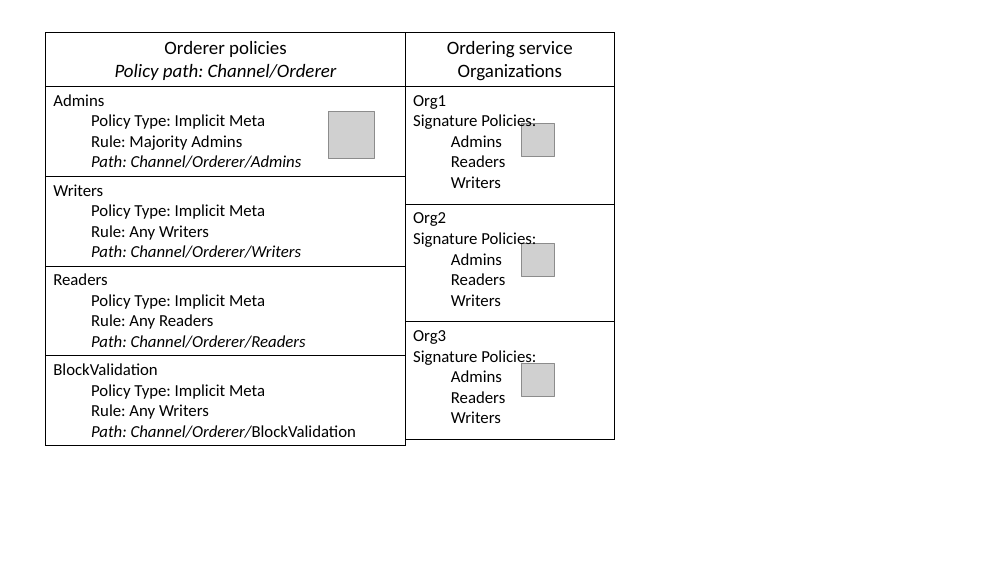
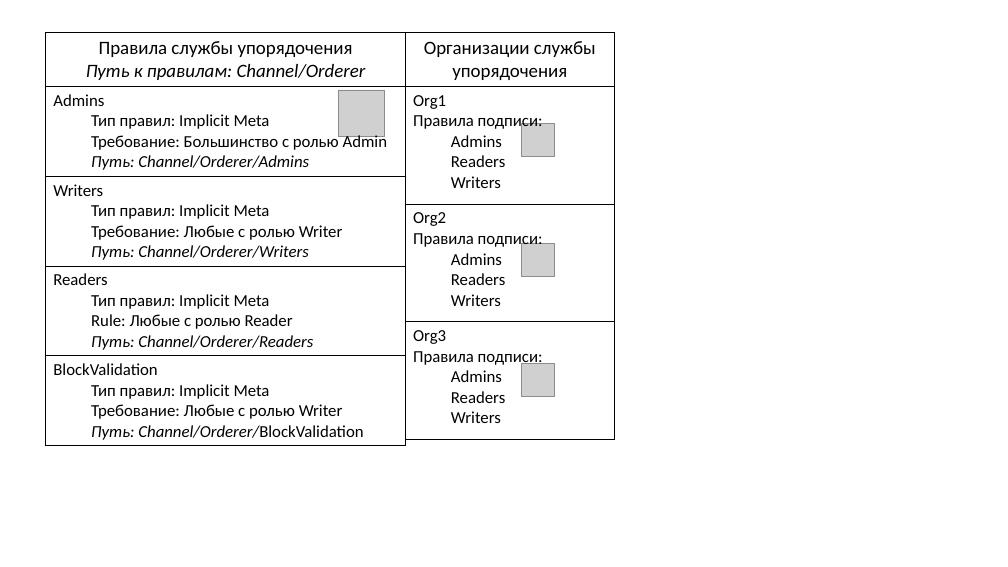
Before and after one commit to hyperledger/fabric-docs-i18n, a slide deck: slide 6 of docs/locale/ru_RU/source/create_channel/Policy_images.pptx. Drawn at 1008x567 pixels with LibreOffice and Linux fonts; fonts in the diff are those of the drawing; grey boxes stand for pictures. Boxes give left, top, right and bottom in pixels: in the first picture for what was removed or moved away, otherwise in the second. Text is boxed around its words. In the diff, an @@ line names an element or a change of style, - is before the commit and + after.

Commit message:
RU images for channel policies

```diff
--- a/docs/locale/ru_RU/source/create_channel/Policy_images.pptx
+++ b/docs/locale/ru_RU/source/create_channel/Policy_images.pptx
@@ table at [46,33,406,444] @@
-row 1, column 1: Orderer policies / Policy path: Channel/Orderer
+row 1, column 1: Правила службы упорядочения / Путь к правилам: Channel/Orderer
-row 2, column 1: Admins / Policy Type: Implicit Meta / Rule: Majority Admins / Path: Channel/Orderer/Admins
+row 2, column 1: Admins / Тип правил: Implicit Meta / Требование: Большинство с ролью Admin / Путь: Channel/Orderer/Admins
-row 3, column 1: Writers / Policy Type: Implicit Meta / Rule: Any Writers / Path: Channel/Orderer/Writers
+row 3, column 1: Writers / Тип правил: Implicit Meta / Требование: Любые с ролью Writer / Путь: Channel/Orderer/Writers
-row 4, column 1: Readers / Policy Type: Implicit Meta / Rule: Any Readers / Path: Channel/Orderer/Readers
+row 4, column 1: Readers / Тип правил: Implicit Meta / Rule: Любые с ролью Reader / Путь: Channel/Orderer/Readers
-row 5, column 1: BlockValidation / Policy Type: Implicit Meta / Rule: Any Writers / Path: Channel/Orderer/BlockValidation
+row 5, column 1: BlockValidation / Тип правил: Implicit Meta / Требование: Любые с ролью Writer / Путь: Channel/Orderer/BlockValidation
@@ table at [405,33,614,439] @@
-row 1, column 1: Ordering service Organizations
+row 1, column 1: Организации службы упорядочения
-row 2, column 1: Org1 / Signature Policies: / Admins / Readers / Writers
+row 2, column 1: Org1 / Правила подписи: / Admins / Readers / Writers
-row 3, column 1: Org2 / Signature Policies: / Admins / Readers / Writers
+row 3, column 1: Org2 / Правила подписи: / Admins / Readers / Writers
-row 4, column 1: Org3 / Signature Policies: / Admins / Readers / Writers
+row 4, column 1: Org3 / Правила подписи: / Admins / Readers / Writers
@@ picture: place and size @@
-picture at [328,112,375,159]
+picture at [338,90,385,137]
```
Also in this commit, not shown: 5 other slides changed, 6 other files.
